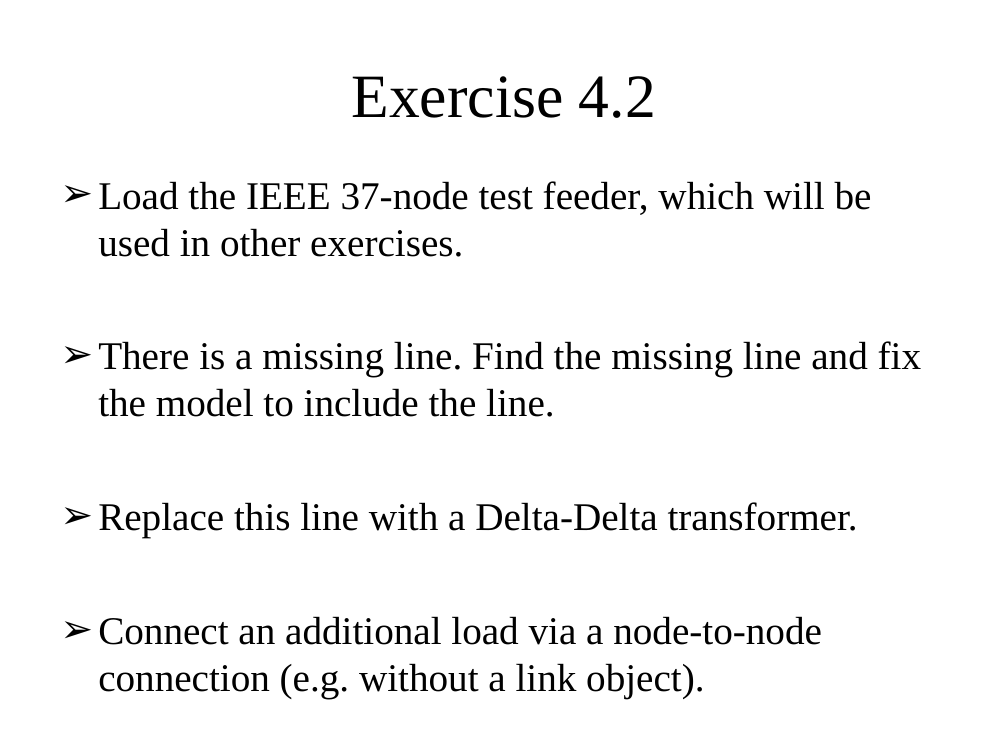
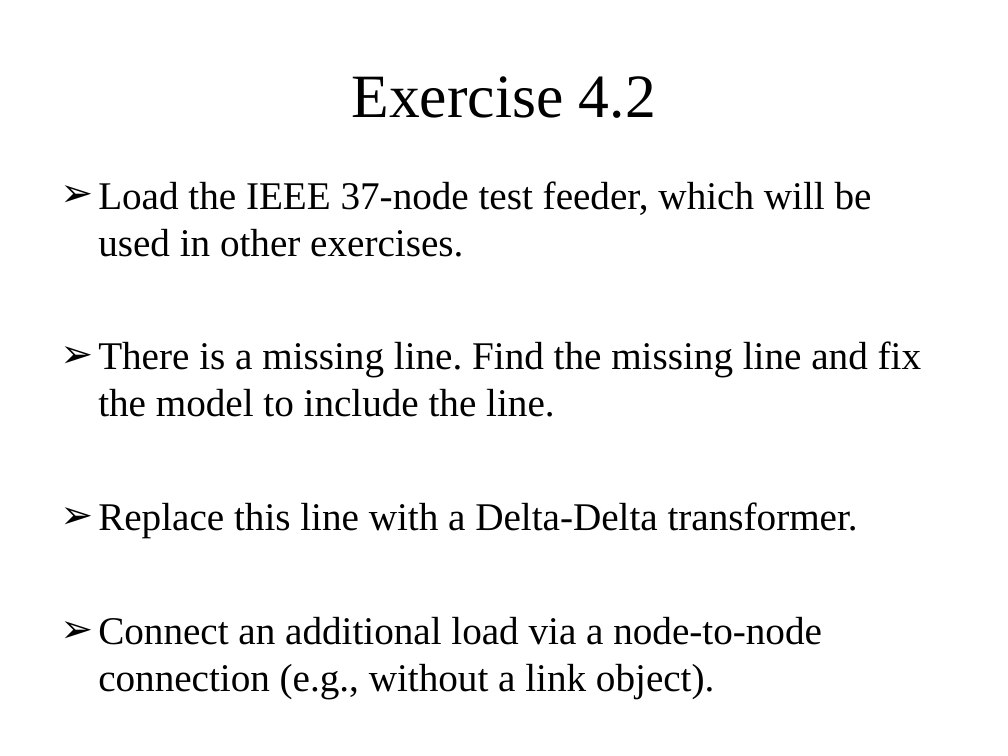
Before and after one commit to gridlab-d/course, a slide deck: slide 76 of ThreeDayCourse_v22/Day1/4.1 - Powerflow Module.ppt. Drawn at 1008x756 pixels with LibreOffice and Linux fonts; fonts in the diff are those of the drawing. Boxes give left, top, right and bottom in pixels: in the first picture for what was removed or moved away, otherwise in the second. Text is boxed around its words. In the diff, an @@ line names an element or a change of style, - is before the commit and + after.

Commit message:
Updates to help prevent propagation of "bad habits" (id numbered objects), as well as other minor touch ups to the presentation.

```diff
--- a/ThreeDayCourse_v22/Day1/4.1 - Powerflow Module.ppt
+++ b/ThreeDayCourse_v22/Day1/4.1 - Powerflow Module.ppt
@@ text at (98,616,822,699): text changed @@
-➢ Connect an additional load via a node-to-node connection (e.g. without a link object).
+➢ Connect an additional load via a node-to-node connection (e.g., without a link object).
```
Also in this commit, not shown: 9 other slides changed, 1 other file.
